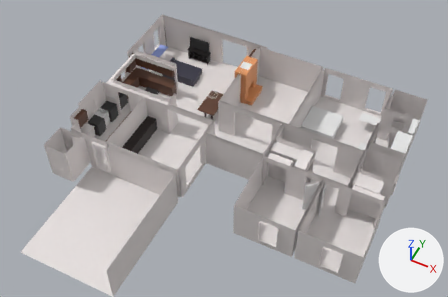
What one commit did to the Blender file house1/house1.blend.
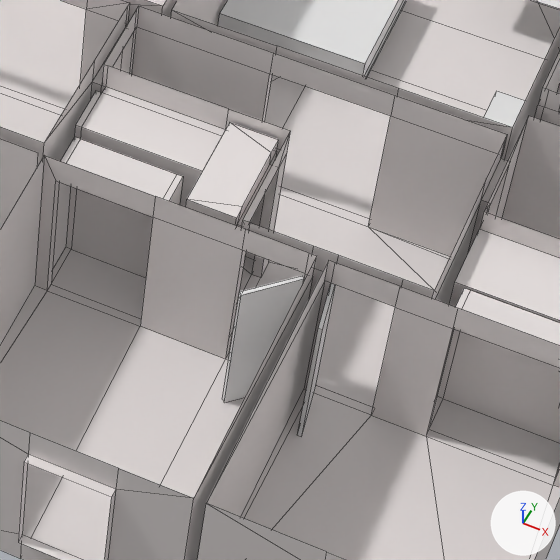
The first picture shows the older version from a camera (50 mm lens) standing at (17.5, -19.0, 27.5) and looking at (6.9, 2.1, 1.0). The close-ups show both versions on the part from 57% to 84% of the width and 41% to 82% of the height of that picture; other places that the commit changed are outside them. The lights are fixed; the arrows at lower right show +X, +Y and +Z. The close-ups show mesh edges as thin lines.
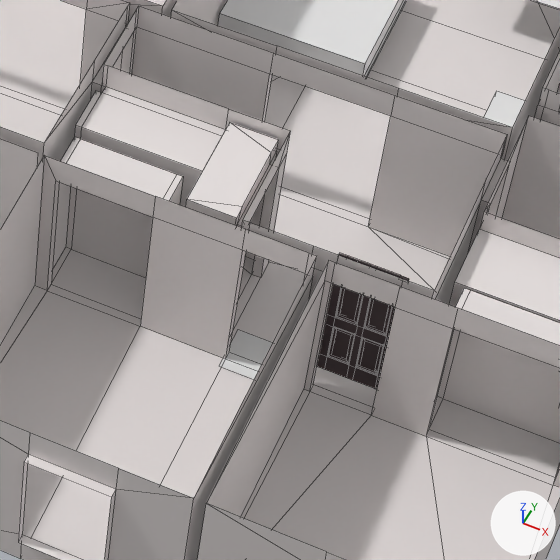
Changed parts and their boxes (x1, y1, x2, y2) in the close-ups (560 x 560 px):
'bedroom door Liz', added: after (317, 253, 409, 389)
'Cube.023', deleted: before (223, 276, 304, 403)
'Plane', added: after (219, 330, 272, 379)
'Cube.024', deleted: before (298, 283, 336, 436)

What the commit changed:
Material 'Material.014' (mat_material_014) is new.
Its base color is (0.0434, 0.0253, 0.0284) (brown #3b2c2f).
Mesh me_plane_010 is new.
It has 329 vertices, 324 faces and spans x 0.05..0.88, y 0.0..2.04, z -0.03..0.03.
It uses material mat_material_014 (brown #3b2c2f).
Object 'Cube.023' (ob_cube_023) is deleted.
Object 'Cube.024' (ob_cube_024) is deleted.
Object 'bedroom door Liz' (ob_bedroom_door_liz) is new; it shows me_plane_010.
Its location is (13.06, 1.76, 0.17).
Its rotation in degrees is (90, 0, 0).
Object 'Plane' (ob_plane) is new; it shows a copy of the mesh of ob_fireplace_mirror_object.
Its location is (12.36, 1.65, 0.01).
